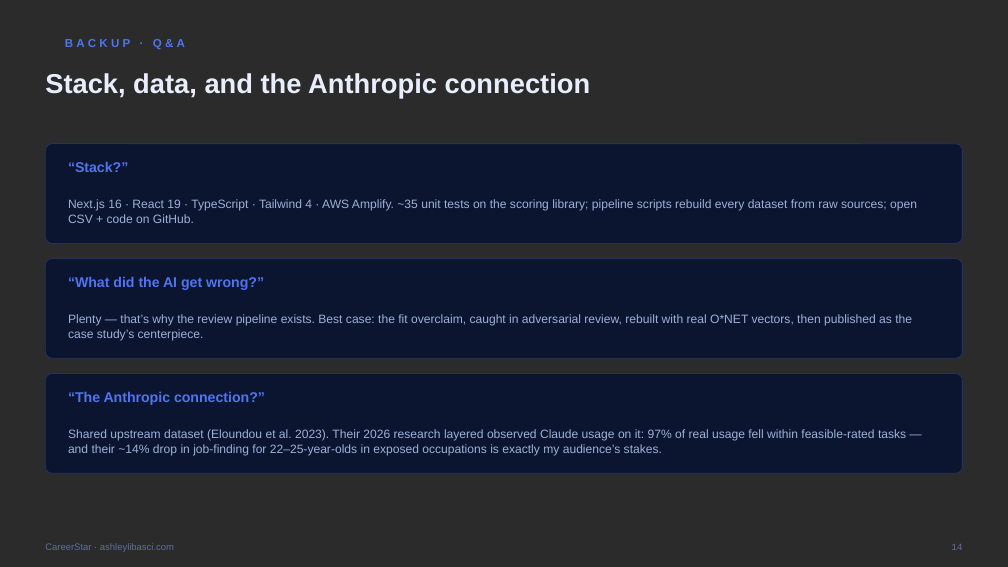
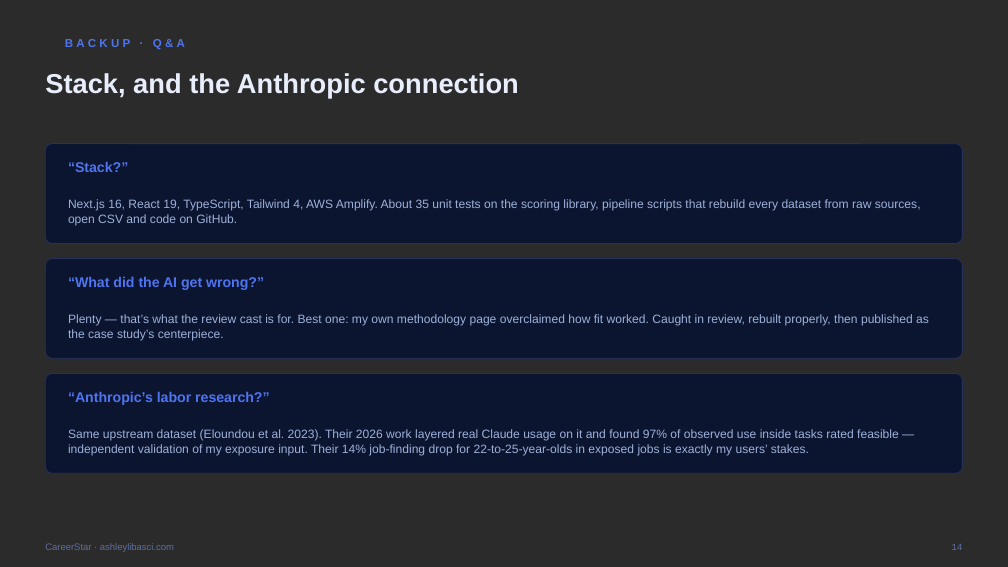
Before and after one commit to ashleylibasci/careerstar, a slide deck: slide 14 of docs/CareerStar-CapitalOne.pptx. Drawn at 1008x567 pixels with LibreOffice and Linux fonts; fonts in the diff are those of the drawing; background and template pictures are left out; a plain dark background stands for a picture behind light text. Boxes give left, top, right and bottom in pixels: in the first picture for what was removed or moved away, otherwise in the second. Text is boxed around its words. In the diff, an @@ line names an element or a change of style, - is before the commit and + after.

```diff
--- a/docs/CareerStar-CapitalOne.pptx
+++ b/docs/CareerStar-CapitalOne.pptx
@@ text at box(45, 73, 519, 98): text changed @@
-Stack, data, and the Anthropic connection
+Stack, and the Anthropic connection
@@ text at box(68, 199, 921, 225): text changed @@
-Next.js 16 · React 19 · TypeScript · Tailwind 4 · AWS Amplify. ~35 unit tests on the scoring library; pipeline scripts rebuild every dataset from raw sources; open CSV + code on GitHub.
+Next.js 16, React 19, TypeScript, Tailwind 4, AWS Amplify. About 35 unit tests on the scoring library, pipeline scripts that rebuild every dataset from raw sources, open CSV and code on GitHub.
@@ text at box(68, 314, 929, 340): text changed @@
-Plenty — that’s why the review pipeline exists. Best case: the fit overclaim, caught in adversarial review, rebuilt with real O*NET vectors, then published as the case study’s centerpiece.
+Plenty — that’s what the review cast is for. Best one: my own methodology page overclaimed how fit worked. Caught in review, rebuilt properly, then published as the case study’s centerpiece.
@@ text at box(68, 391, 269, 405): text changed @@
-“The Anthropic connection?”
+“Anthropic’s labor research?”
@@ text at box(68, 429, 899, 455): text changed @@
-Shared upstream dataset (Eloundou et al. 2023). Their 2026 research layered observed Claude usage on it: 97% of real usage fell within feasible-rated tasks — and their ~14% drop in job-finding for 22–25-year-olds in exposed occupations is exactly my audience’s stakes.
+Same upstream dataset (Eloundou et al. 2023). Their 2026 work layered real Claude usage on it and found 97% of observed use inside tasks rated feasible — independent validation of my exposure input. Their 14% job-finding drop for 22-to-25-year-olds in exposed jobs is exactly my users’ stakes.
```
Also in this commit, not shown: 8 other slides changed, 5 slides added, 5 slides removed, 1 other file.
